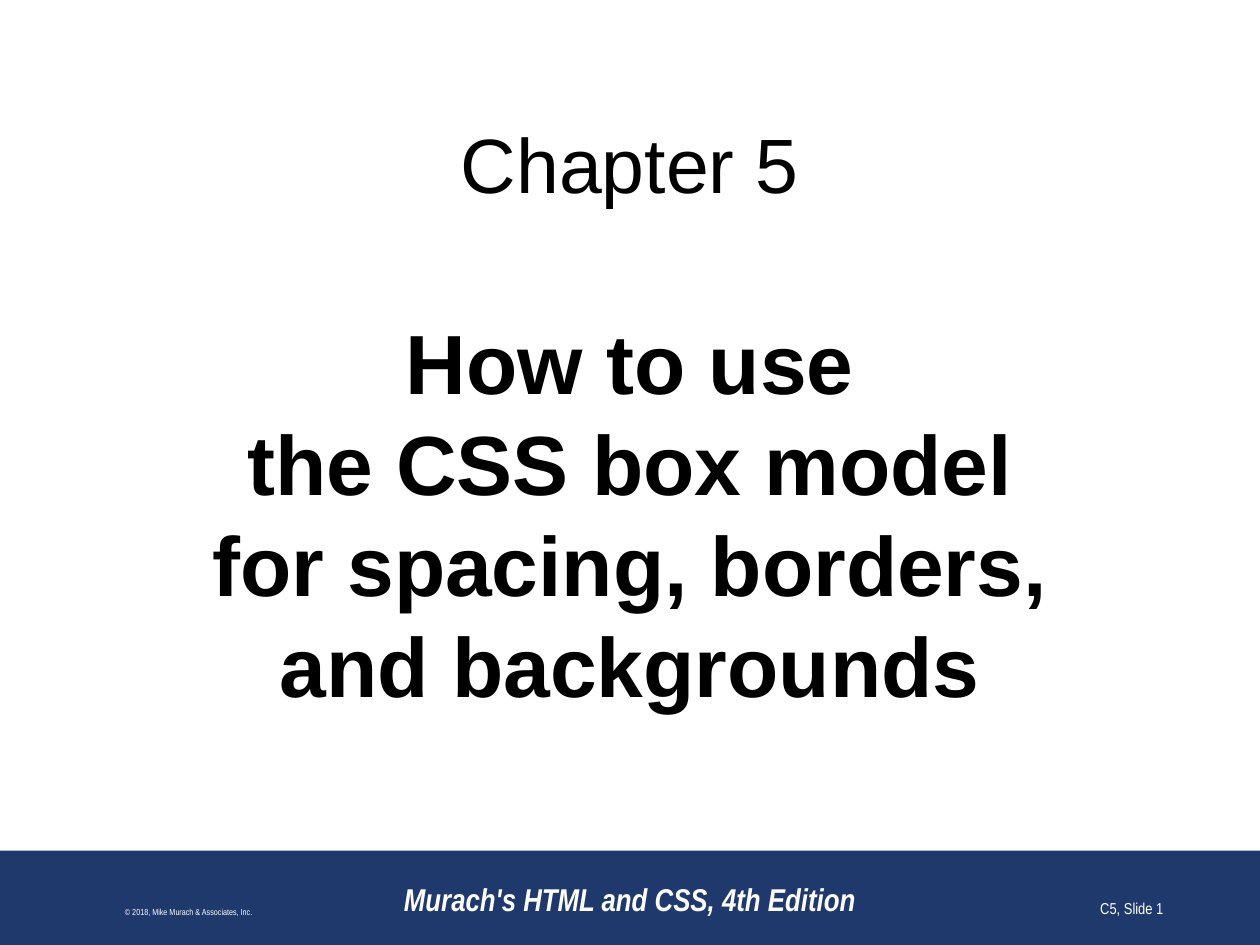
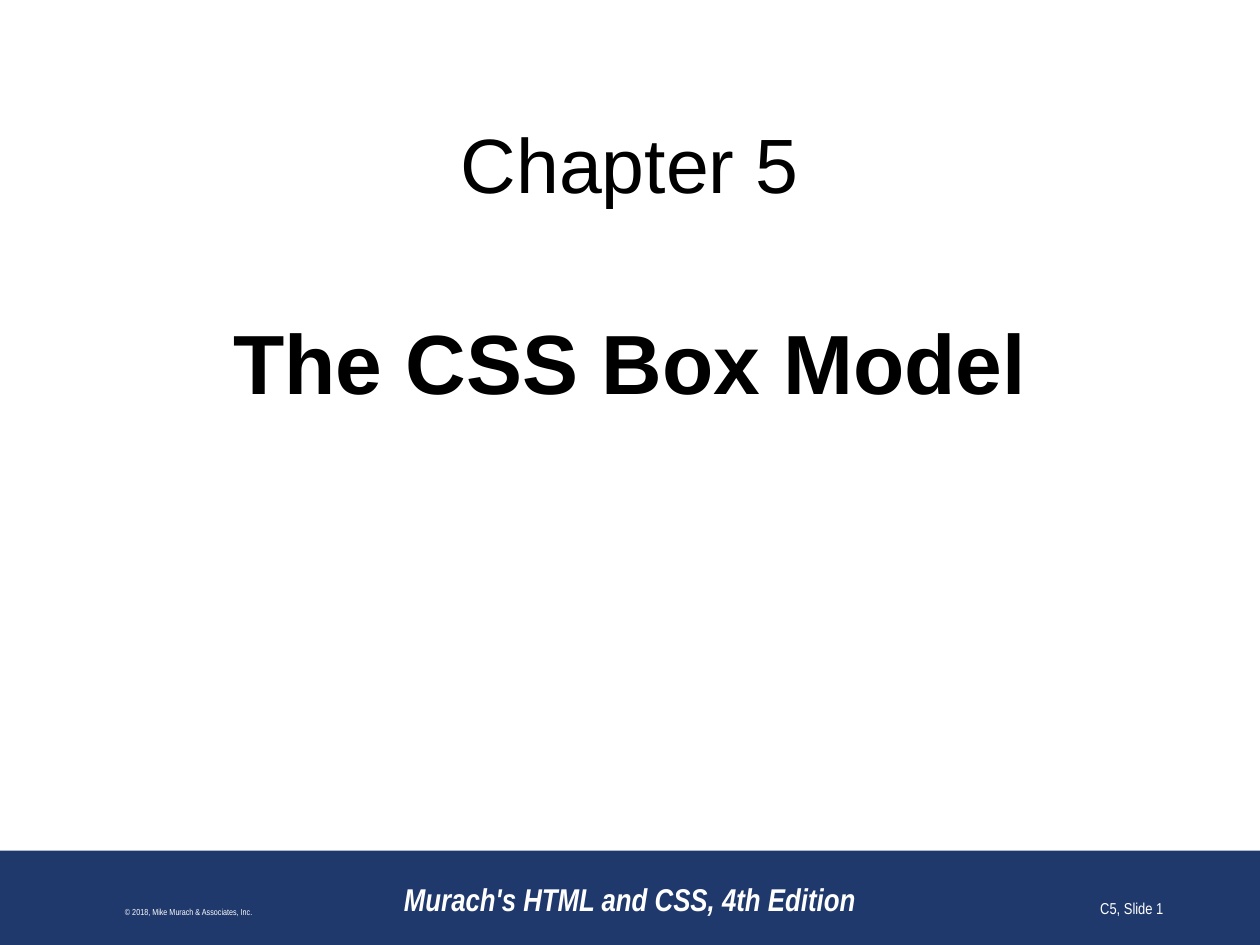
Before and after one commit to paulsmithkc/awd1000_base_lab_and_homework, a slide deck: slide 1 of murach_html_4e/slides/Chapter 5 slides (Revised).pptx. Drawn at 1260x945 pixels with LibreOffice and Linux fonts; fonts in the diff are those of the drawing; background and template pictures are left out. Boxes give left, top, right and bottom in pixels: in the first picture for what was removed or moved away, otherwise in the second. Text is boxed around its words. In the diff, an @@ line names an element or a change of style, - is before the commit and + after.

Commit message:
Updating chapter titles to make it clearer what is in each chapter

```diff
--- a/murach_html_4e/slides/Chapter 5 slides (Revised).pptx
+++ b/murach_html_4e/slides/Chapter 5 slides (Revised).pptx
@@ text at box(233, 333, 1025, 395): text changed @@
-How to use
-the CSS box model for spacing, borders, and backgrounds
+The CSS Box Model
```
Also in this commit, not shown: 7 other files.
